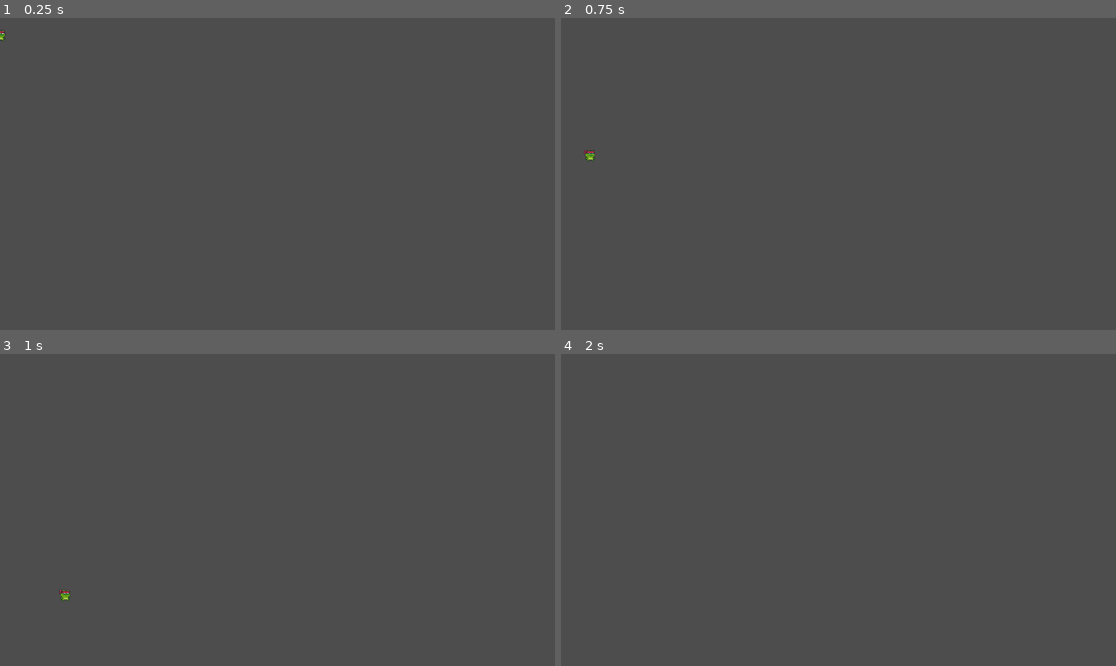
Above: before the commit, frames 1-4 (two rows, left to right).
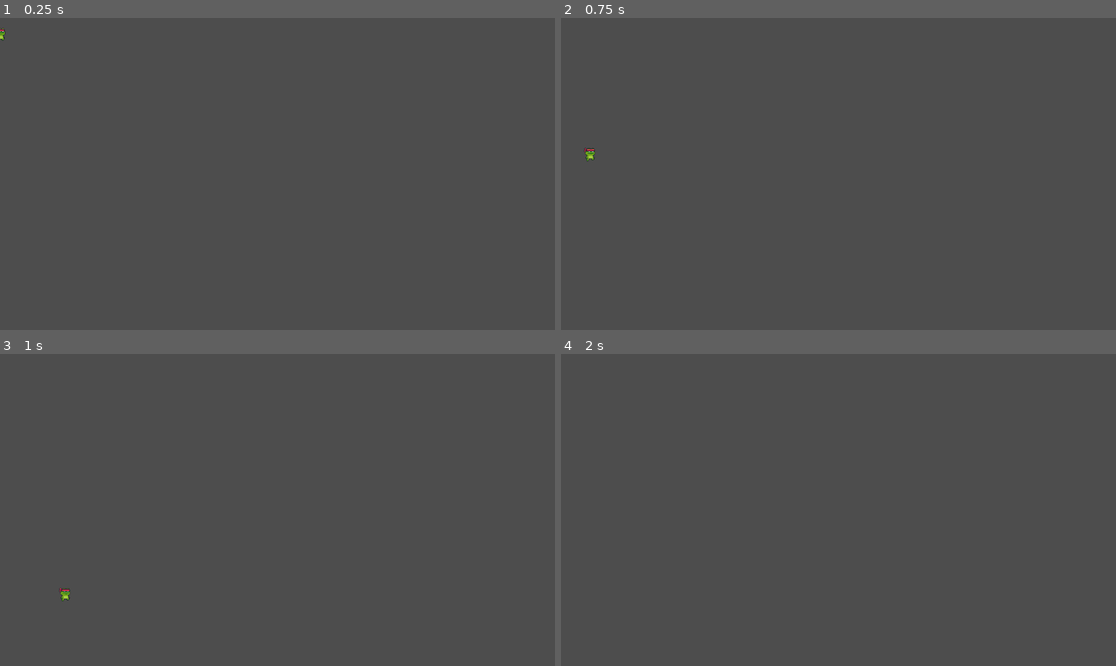
Above: after the commit, the same moments.

Repository: Akantonio/Summer2024Godot
Game: Godot game, scene res://player.tscn
The game is run twice, just before and just after one commit, with the same random seed, the same clock (stepped at 60 frames per second) and the same inputs. The project has no main scene, so this scene is started directly.
Inputs:
- Up to frame 1 (0.25 s): no input
- Up to frame 2 (0.75 s): tap Enter (ui_accept) at 0.5 s; hold Right (ui_right) from 0.53 s (still down)
- Up to frame 3 (1 s): keep holding Right (ui_right); tap Enter (ui_accept) at 0.77 s
- Up to frame 4 (2 s): keep holding Right (ui_right); tap Enter (ui_accept) at 1.52 s

The runs differ from the first frame. In frame 1, less than 0.1% of the frame differs, in the area x 0-2%, y 3-8%; in frame 2, less than 0.1%; in frame 3, less than 0.1%, in the area x 10-13%, y 75-80%; in frame 4, nothing differs.

Commit message:
Added more animation

Diff:
--- a/player.gd
+++ b/player.gd
@@ -9,9 +9,16 @@
 
 
 func _physics_process(delta):
+	#animations
+	if (velocity.x > 1 || velocity.x < -1):
+		$Sprite2D.animation = "run"
+	else:
+		$Sprite2D.animation = "idle"
+
 	# Add the gravity.
 	if not is_on_floor():
 		velocity.y += gravity * delta
+		$Sprite2D.animation = "jump"
 
 	# Handle jump.
 	if Input.is_action_just_pressed("ui_accept") and is_on_floor():
